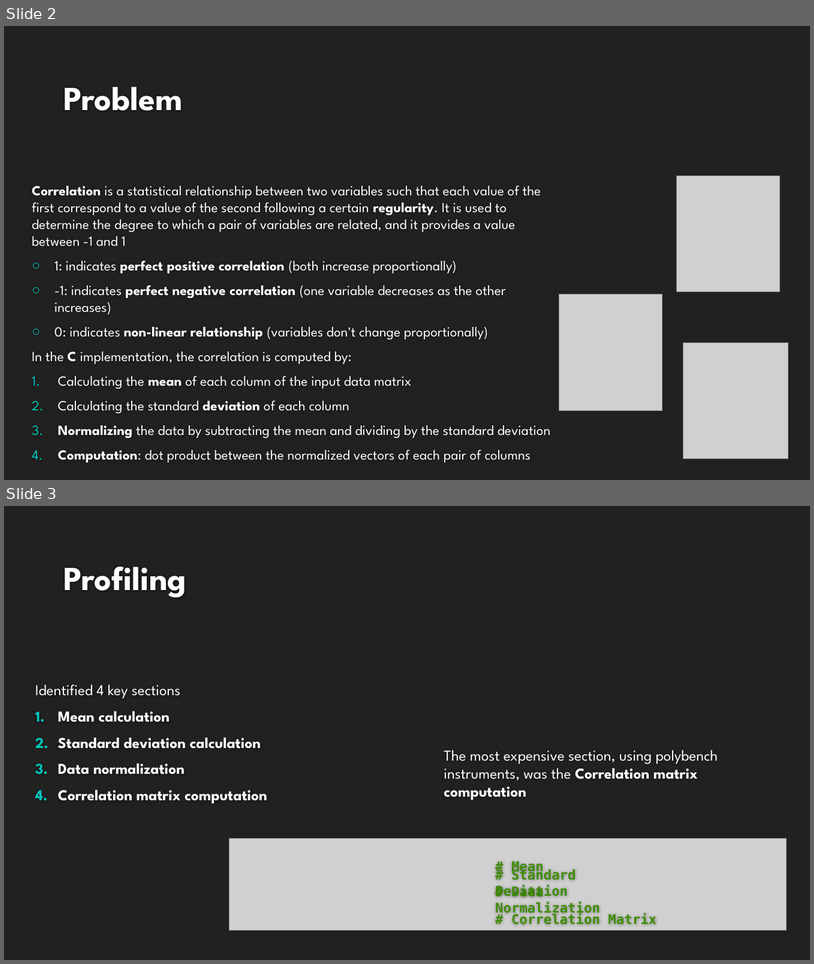
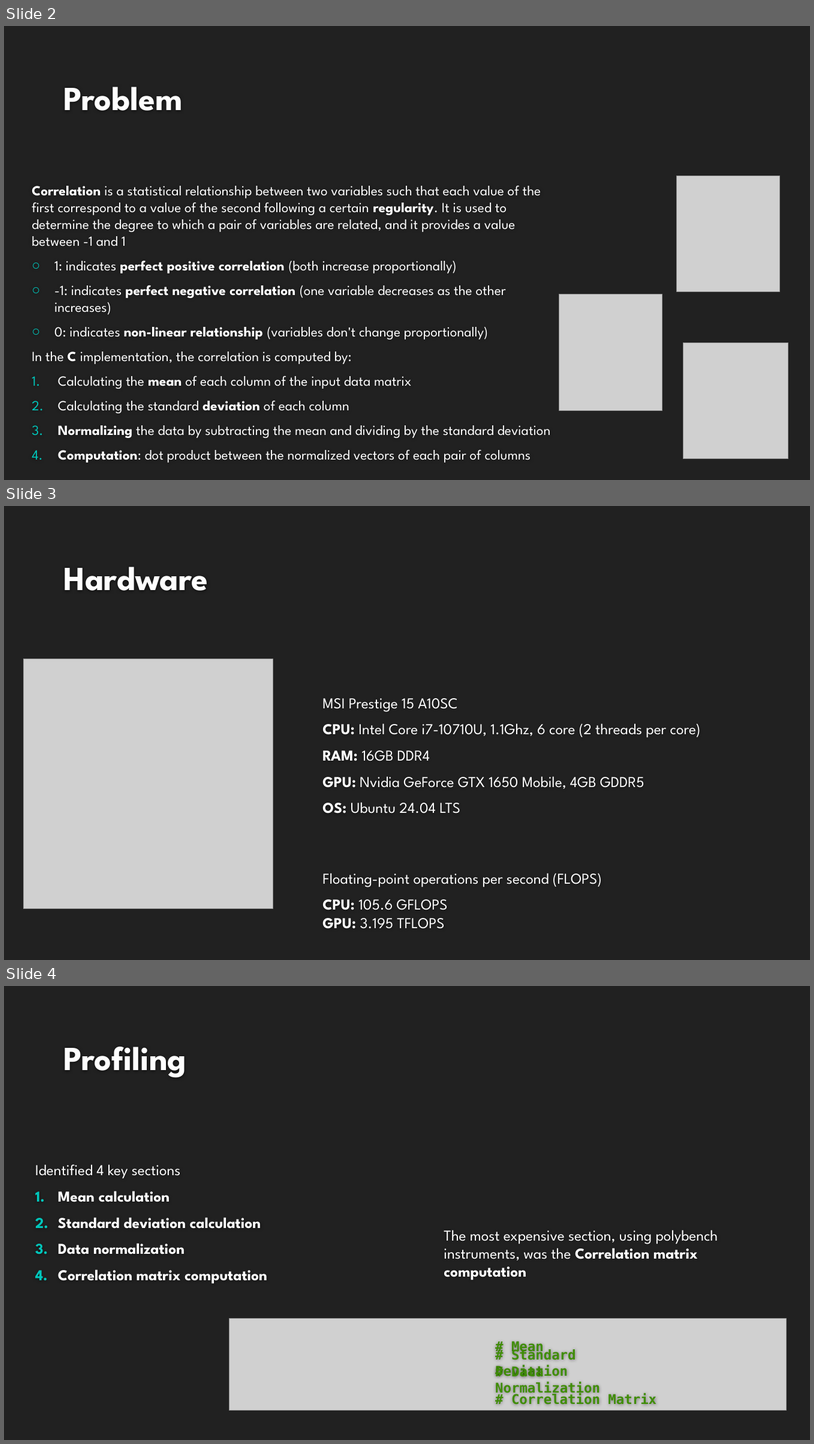
Before and after one commit to magicoderx/hpc-project, a slide deck: Progetto_HPC.pptx. Shown one above the other, each under a label of ours: slides 2 and 3 before the commit, slides 2, 3 and 4 after it. The pictures are 814x964 and 814x1444 pixels, drawn with LibreOffice and Linux fonts; fonts in the diff are those of the drawing; grey boxes stand for pictures; background and template pictures are left out. Boxes give left, top, right and bottom in pixels: in the first picture for what was removed or moved away, otherwise in the second. Text is boxed around its words. In the diff, an @@ line names an element or a change of style, - is before the commit and + after.

Commit message:
Update PowerPoint

```diff
--- a/Progetto_HPC.pptx
+++ b/Progetto_HPC.pptx
@@ slide 3 added at box(4, 506, 810, 960), background #212121 @@
@@ title added at box(63, 567, 208, 591), 40 pt, text #FEFEFE, bold @@
+Hardware
@@ picture added at box(23, 659, 273, 908) @@
@@ text added at box(323, 698, 701, 813), 18 pt, text #FFFFFF @@
+MSI Prestige 15 A10SC
+CPU: Intel Core i7-10710U, 1.1Ghz, 6 core (2 threads per core)
+RAM: 16GB DDR4
+GPU: Nvidia GeForce GTX 1650 Mobile, 4GB GDDR5
+OS: Ubuntu 24.04 LTS
@@ text added at box(323, 873, 602, 928), 18 pt, text #FFFFFF @@
+Floating-point operations per second (FLOPS)
+CPU: 105.6 GFLOPS
+GPU: 3.195 TFLOPS
@@ what was slide 3 is now slide 4 @@
```
Also in this commit, not shown: 5 slides changed.
